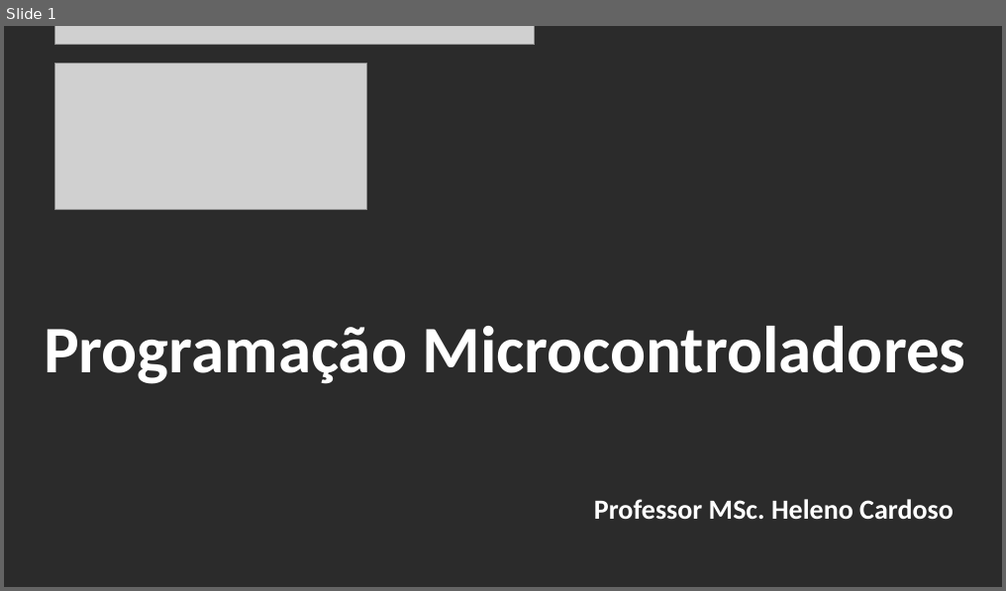
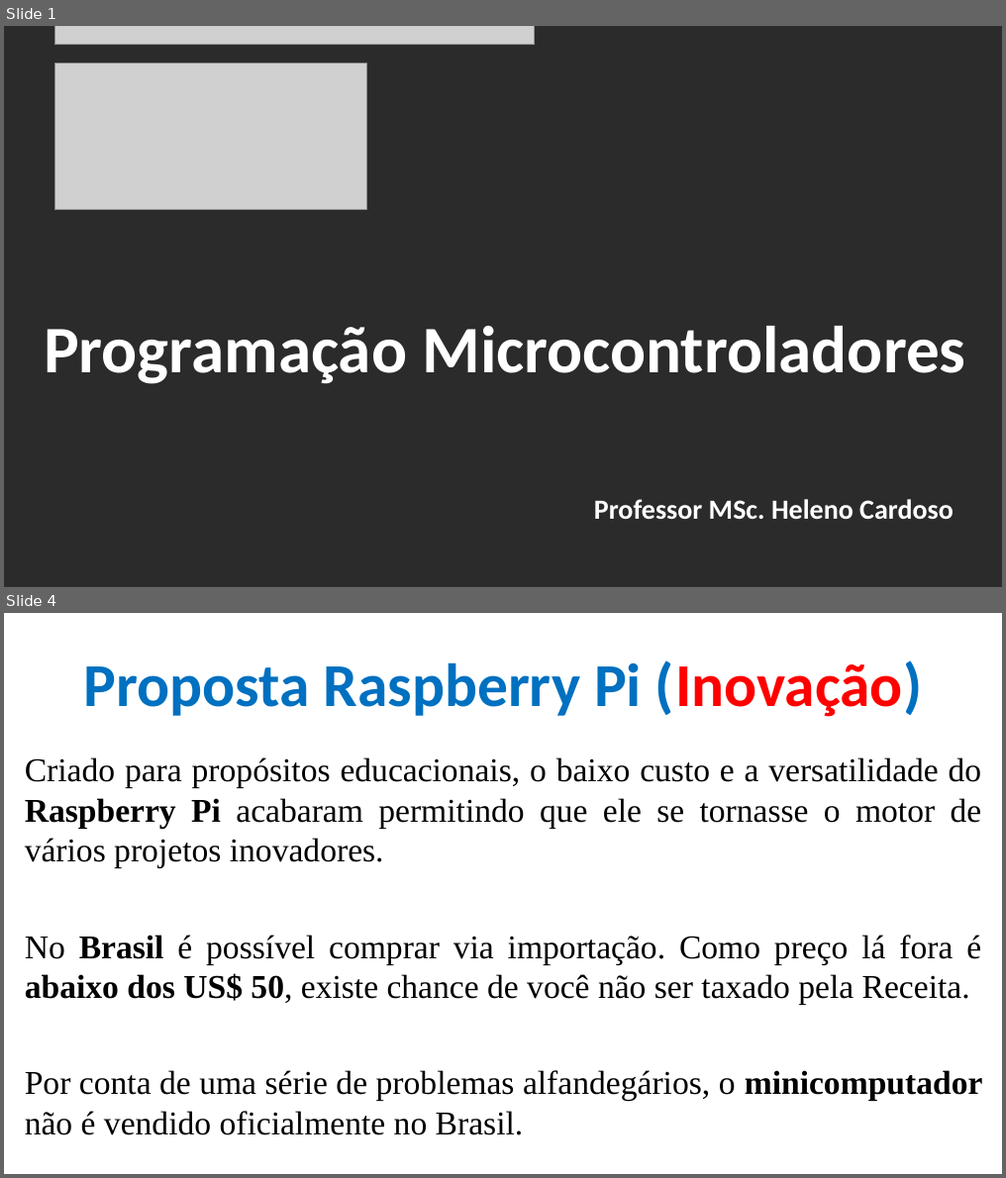
Before and after one commit to CloudEducationBrazil/WydenArea1ProgramacaoMicrocontroladores, a slide deck: 01 Classes/Aula 04 - Programação Microcontroladores - Arduíno Raspberry PI.pptx. Shown one above the other, each under a label of ours: slide 1 before the commit, slides 1 and 4 after it; the slides between them are not shown. The pictures are 1006x591 and 1006x1178 pixels, drawn with LibreOffice and Linux fonts; fonts in the diff are those of the drawing; grey boxes stand for pictures; background and template pictures are left out; a plain dark background stands for a picture behind light text. Boxes give left, top, right and bottom in pixels: in the first picture for what was removed or moved away, otherwise in the second. Text is boxed around its words. In the diff, an @@ line names an element or a change of style, - is before the commit and + after.

```diff
--- a/01 Classes/Aula 04 - Programação Microcontroladores - Arduíno Raspberry PI.pptx
+++ b/01 Classes/Aula 04 - Programação Microcontroladores - Arduíno Raspberry PI.pptx
@@ slide 4 added at (4,613,1002,1174), background picture (left out) @@
@@ title added at (83,661,923,717), 44 pt, text #0070C0, bold @@
+Proposta Raspberry Pi (Inovação)
@@ text added at (25,758,983,1136), 24 pt, text #000000 @@
+Criado para propósitos educacionais, o baixo custo e a versatilidade do Raspberry Pi acabaram permitindo que ele se tornasse o motor de vários projetos inovadores.
+No Brasil é possível comprar via importação. Como preço lá fora é abaixo dos US$ 50, existe chance de você não ser taxado pela Receita.
+Por conta de uma série de problemas alfandegários, o minicomputador não é vendido oficialmente no Brasil.
```
Also in this commit, not shown: 6 slides changed, 8 other slides added, 2 slides removed.
